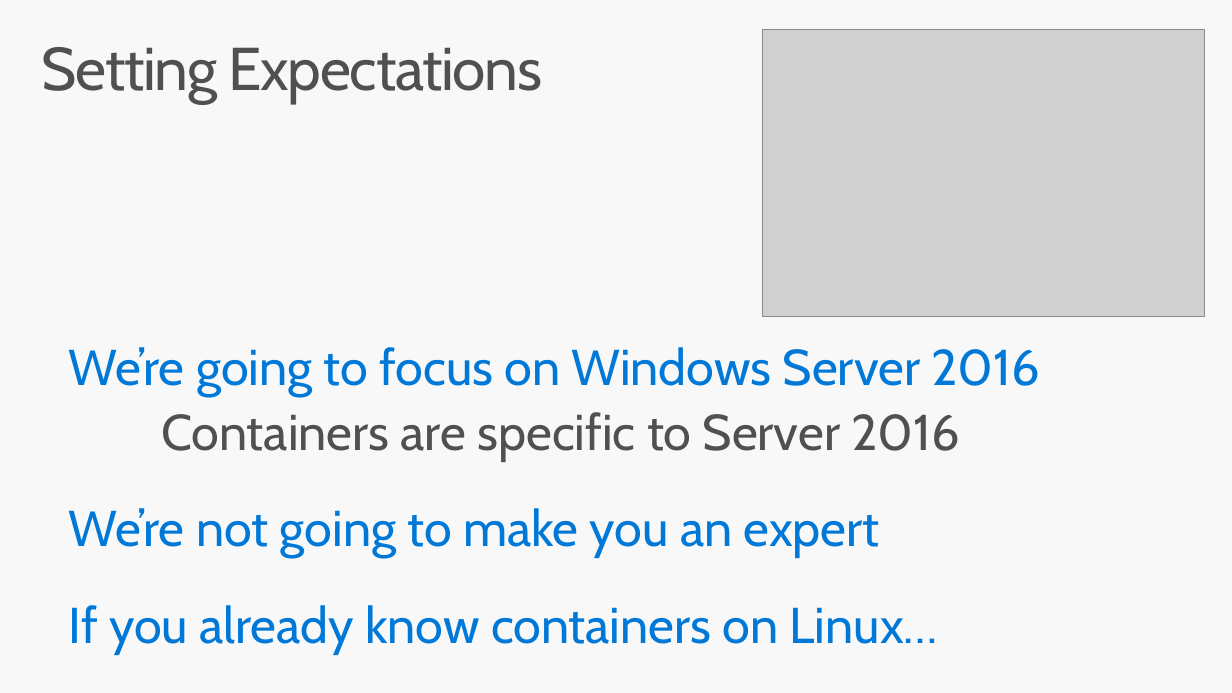
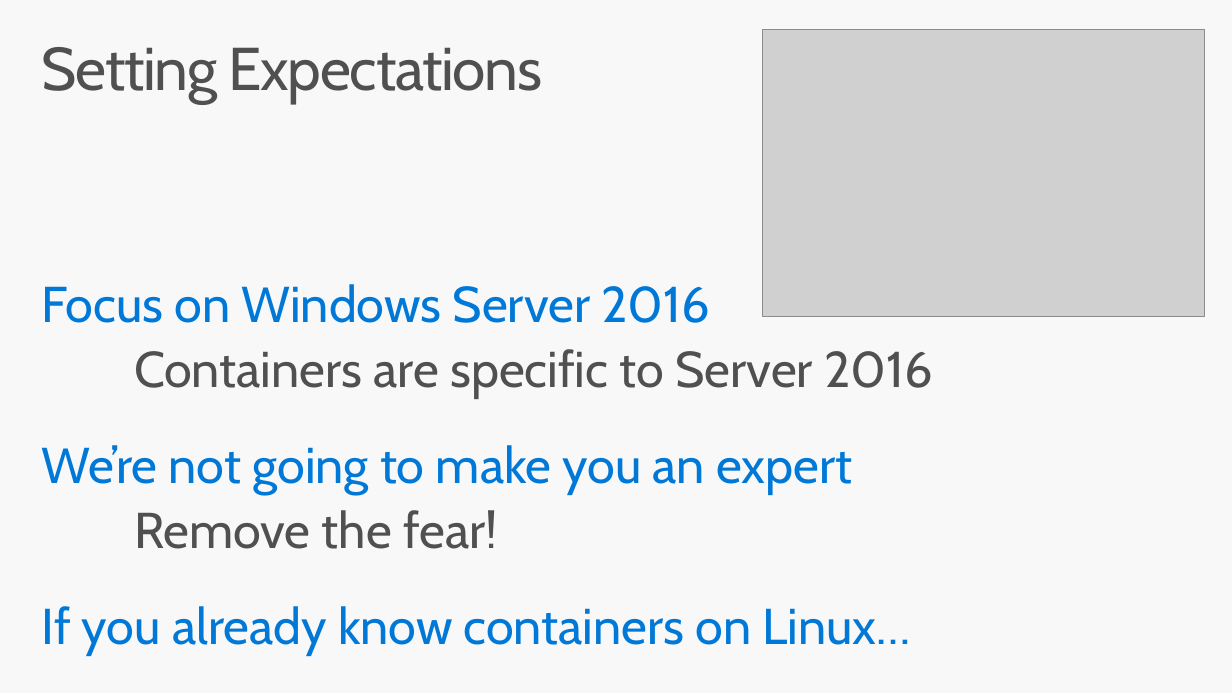
Before and after one commit to brentstineman/PersonalStuff, a slide deck: slide 3 of Presentations/ContainersForWindowsDevs.pptx. Drawn at 1232x693 pixels with LibreOffice and Linux fonts; fonts in the diff are those of the drawing; grey boxes stand for pictures. Boxes give left, top, right and bottom in pixels: in the first picture for what was removed or moved away, otherwise in the second. Text is boxed around its words. In the diff, an @@ line names an element or a change of style, - is before the commit and + after.

```diff
--- a/Presentations/ContainersForWindowsDevs.pptx
+++ b/Presentations/ContainersForWindowsDevs.pptx
@@ text "Focus on Windows Server 2016": place and size @@
-text "Focus on Windows Server 2016" at <box>69,347,1041,654</box>
+text "Focus on Windows Server 2016" at <box>42,284,933,655</box>
@@ text at <box>42,284,711,323</box>: text changed @@
-We’re going to focus on Windows Server 2016
+Focus on Windows Server 2016
@@ text at <box>134,510,497,549</box>: paragraph added @@
+Remove the fear!
```
Also in this commit, not shown: 5 other slides changed, 5 other files.
